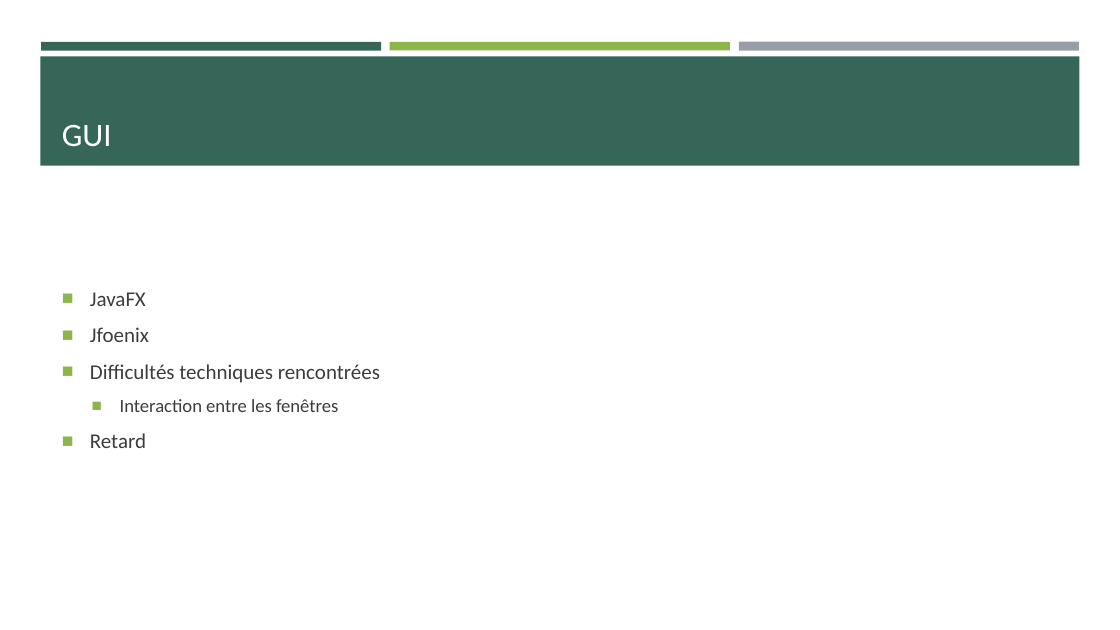
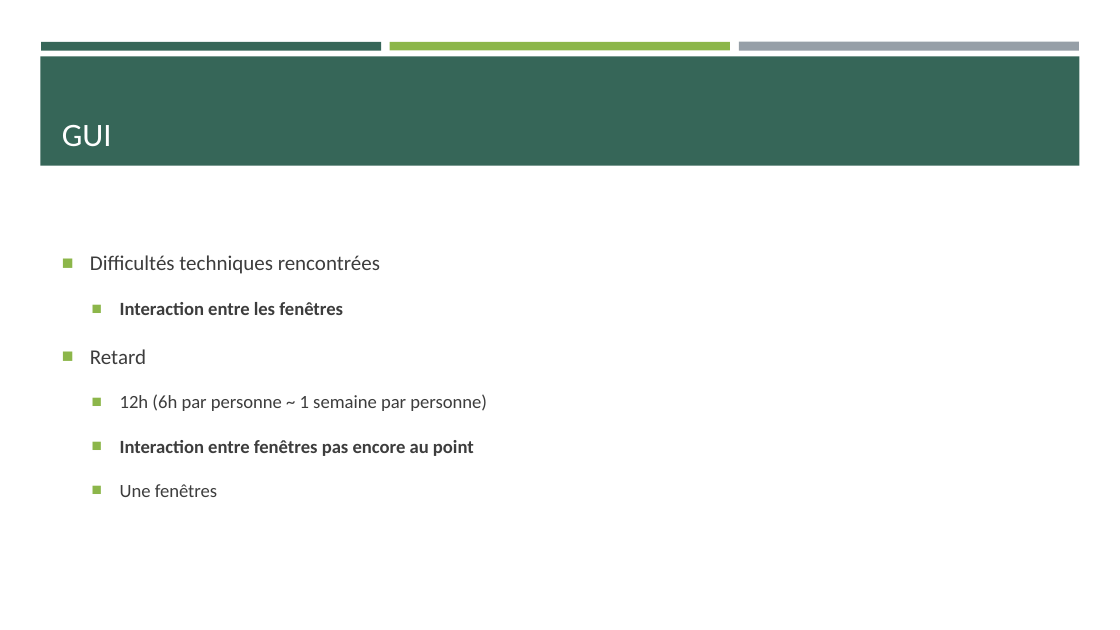
Before and after one commit to Angorance/HEIGVD_MoneyThoring, a slide deck: slide 5 of MoneyThoring.pptx (slide 4 before the commit). Drawn at 1120x630 pixels with LibreOffice and Linux fonts; fonts in the diff are those of the drawing. Boxes give left, top, right and bottom in pixels: in the first picture for what was removed or moved away, otherwise in the second. Text is boxed around its words. In the diff, an @@ line names an element or a change of style, - is before the commit and + after.

```diff
--- a/MoneyThoring.pptx
+++ b/MoneyThoring.pptx
@@ text at [90, 255, 380, 364]: bold on in "Interaction entre les fenêtres"; line spacing 1 to 1.5 @@
@@ text at [90, 292, 149, 342]: paragraphs removed @@
-■ JavaFX
-■ Jfoenix
@@ text at [120, 394, 487, 497]: paragraphs added @@
+  ■ 12h (6h par personne ~ 1 semaine par personne)
+  ■ Interaction entre fenêtres pas encore au point
+  ■ Une fenêtres
```
Also in this commit, not shown: 2 other slides changed, 6 slides added, 3 slides removed.
